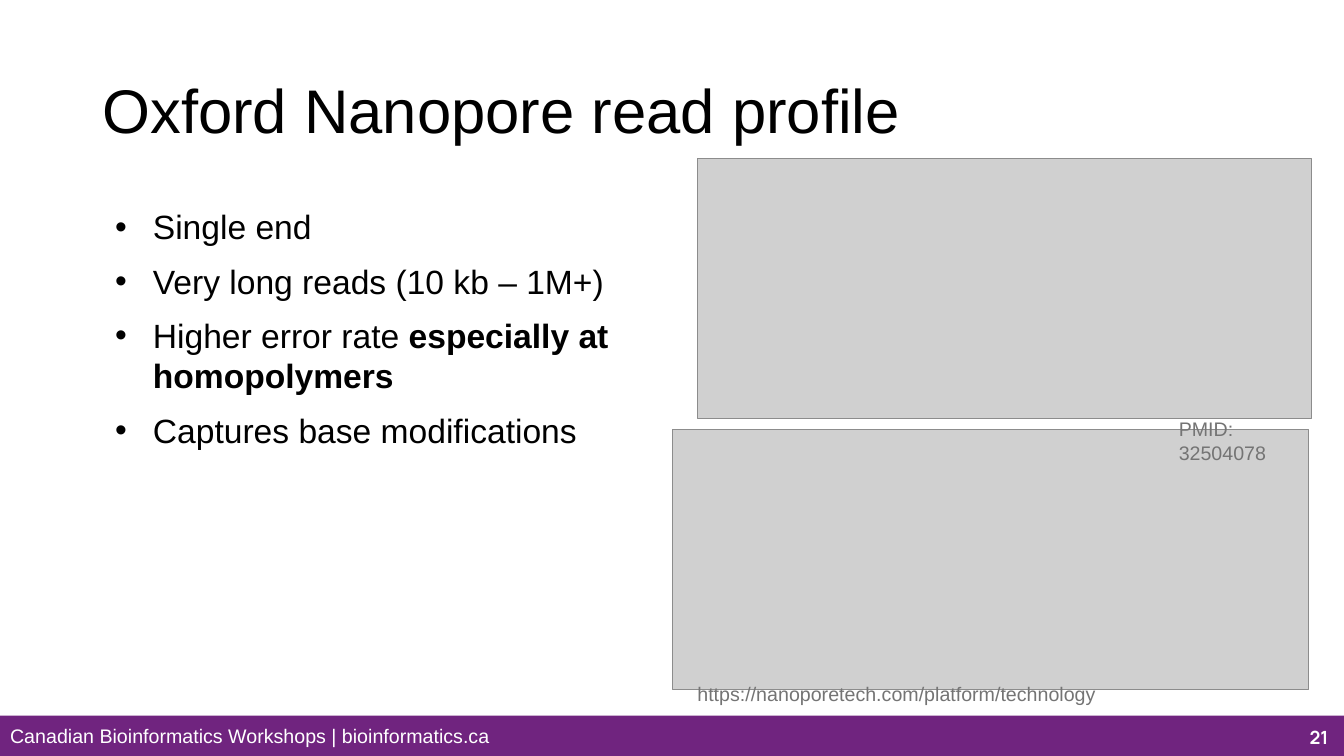
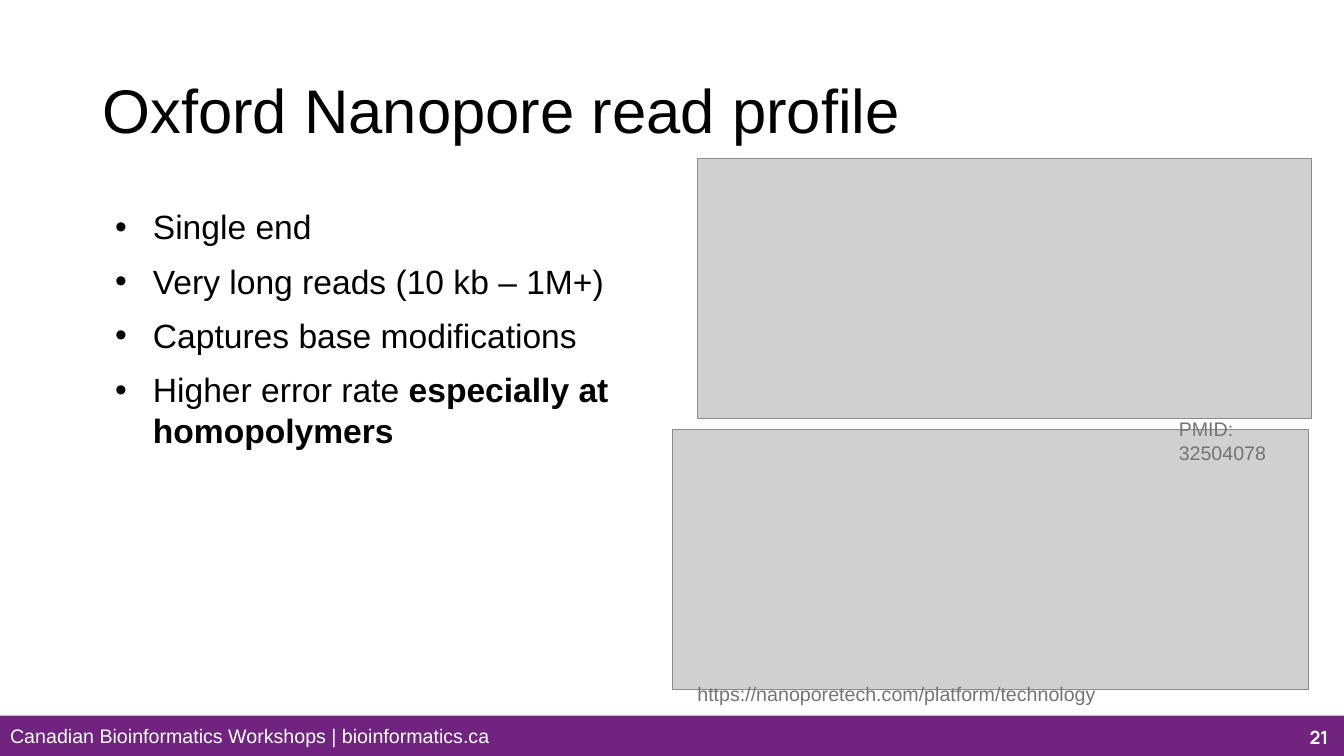
Before and after one commit to bioinformaticsdotca/HTG_Van-2611, a slide deck: slide 21 of content-files/Module_1a_HTG_Van-2611.pptx. Drawn at 1344x756 pixels with LibreOffice and Linux fonts; fonts in the diff are those of the drawing; grey boxes stand for pictures; background and template pictures are left out. Boxes give left, top, right and bottom in pixels: in the first picture for what was removed or moved away, otherwise in the second. Text is boxed around its words. In the diff, an @@ line names an element or a change of style, - is before the commit and + after.

```diff
--- a/content-files/Module_1a_HTG_Van-2611.pptx
+++ b/content-files/Module_1a_HTG_Van-2611.pptx
@@ text at <box>153,323,577,355</box>: paragraph added @@
+• Captures base modifications
@@ text at <box>153,418,577,450</box>: paragraph removed @@
-• Captures base modifications
```
Also in this commit, not shown: 6 other slides changed, 3 slides added, 29 other files.
